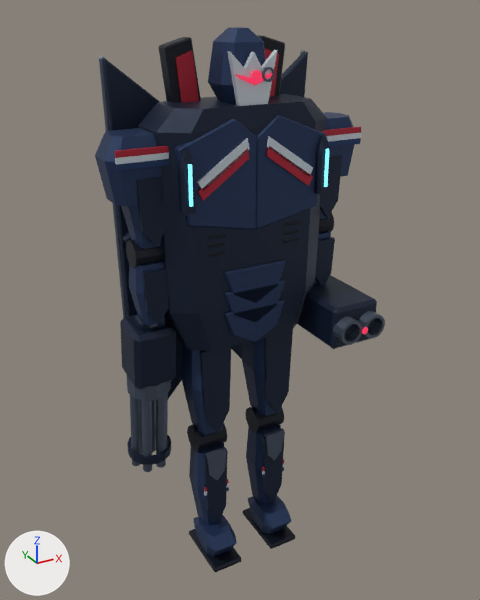
The Blender file out/morph_reference/m01/m01.blend: old version first, new version second.
Before and after are seen from a 50 mm lens placed at (-3.26, -6.01, 6.24), pointed at (-0.1, -0.26, 3.36). The axes (+X, +Y, +Z) are drawn at lower left. The lights are the same throughout. The older version comes first. Both versions are drawn at frame 1 of the action 'm01:flight_heavy:wrist_r'; the numbers are the values there.

The older version as bpy lines, for what is in view:
```python
me_faceted_elongated_vampire_helmet = bpy.data.meshes.new('Faceted elongated vampire helmet')
me_faceted_elongated_vampire_helmet.from_pydata(...)  # 32 vertices, 26 faces; spans x -0.26..0.26, y -0.25..0.25, z -0.13..0.61
me_faceted_elongated_vampire_helmet.materials.append(mat_armor)  # dark blue #283b60
me_segmented_tapered_navy_limb_shell_007 = bpy.data.meshes.new('Segmented tapered navy limb shell.007')
me_segmented_tapered_navy_limb_shell_007.from_pydata(...)  # 24 vertices, 18 faces; spans x -0.184..0.184, y -0.189..0.189, z -0.747..-0.083
me_segmented_tapered_navy_limb_shell_007.materials.append(mat_armor)  # dark blue #283b60
ob_faceted_elongated_vampire_helmet = bpy.data.objects.new('Faceted elongated vampire helmet', me_faceted_elongated_vampire_helmet)
ob_faceted_elongated_vampire_helmet.parent = ob_head
ob_faceted_elongated_vampire_helmet.location = (0.0, 0.0, 0.0)
ob_segmented_tapered_navy_limb_shell_007 = bpy.data.objects.new('Segmented tapered navy limb shell.007', me_segmented_tapered_navy_limb_shell_007)
ob_segmented_tapered_navy_limb_shell_007.parent = ob_elbow_r
ob_segmented_tapered_navy_limb_shell_007.location = (0.0, 0.0, 0.0)
ob_wrist_r = bpy.data.objects.new('wrist_r', None)
ob_wrist_r.parent = ob_elbow_r
ob_wrist_r.location = (0.0, 0.0, -0.83)
ob_wrist_r.rotation_euler = (1.692, 0.0, 0.0)  # degrees (97, 0, 0)
# also in view: 'Separate angular limb face plate.006' at (-1.02, -0.22, 4.45); 'Layered shoulder pauldron.001' at (-1.08, 0.0, 4.86); 'Overlapping angular abdominal armor' at (0.0, -0.38, 3.58); 'Separate angular limb face plate.003' at (1.02, -0.2, 3.56); 'Anatomical left twin missile box' at (1.02, -0.37, 3.06)
```
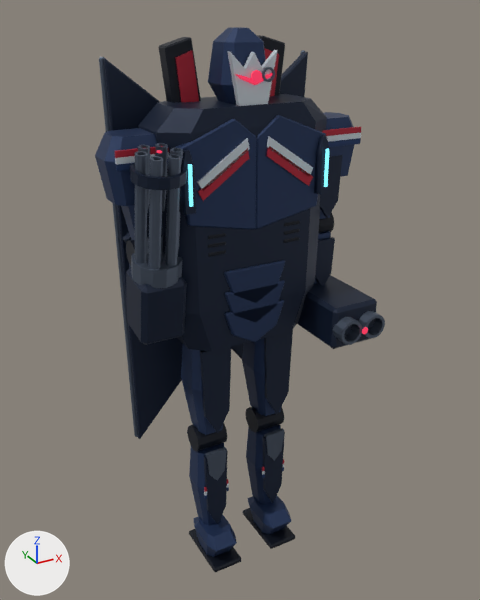
ob_wrist_r is not drawn itself; it is the parent of ob_gun, ob_rigid_armored_hand_001.

The edits, one by one:
Object 'wrist_r' (ob_wrist_r) turns from (97, 0, 0) to (-80, 0, 0) degrees about x, y and z.

Changed parts and their boxes (x1, y1, x2, y2) in the pictures (480 x 600 px):
'Anatomical right rotary gun receiver', turned: before (120, 314, 176, 389); after (126, 267, 187, 345)
'Six barrel rotary hub', turned: before (126, 374, 171, 401); after (131, 252, 182, 288)
'Right gatling open barrel.003', turned: before (130, 395, 141, 466); after (135, 151, 148, 264)
'Right gatling open barrel.005', turned: before (152, 400, 156, 452); after (165, 154, 181, 266)
'Right gatling open barrel.004', turned (mostly hidden before): before (140, 400, 143, 455); after (149, 156, 163, 269)
'Six barrel forward clamp', turned: before (127, 434, 171, 465); after (130, 164, 188, 190)
'Right gatling open barrel.001', turned: before (156, 396, 166, 468); after (155, 143, 168, 252)
'Right gatling open barrel.002', turned: before (142, 400, 152, 472); after (138, 145, 150, 255)
'Right gatling open barrel', turned: before (166, 394, 168, 448); after (170, 148, 183, 257)
'Rigid armored hand.001', turned (not visible afterwards): before (134, 314, 165, 331)
'Light muzzle emission', turned (not visible before): after (156, 150, 162, 153)
'Separate angular limb face plate.006', unchanged, covered by the edit: before (137, 177, 166, 247); after (147, 207, 166, 239)
